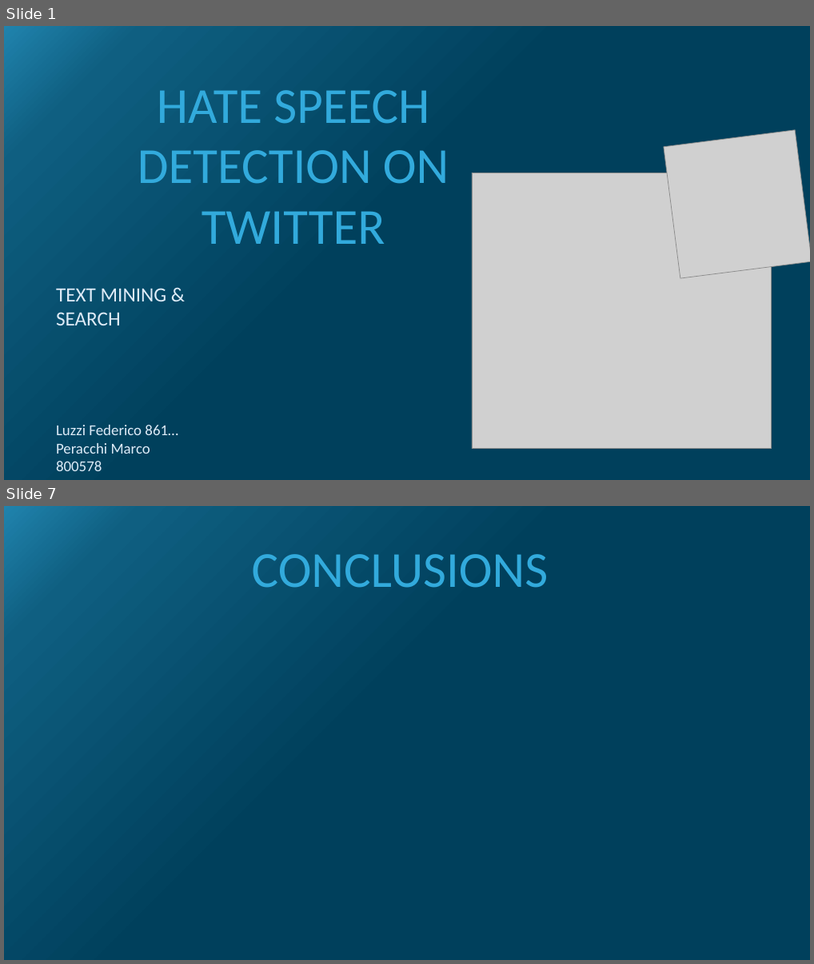
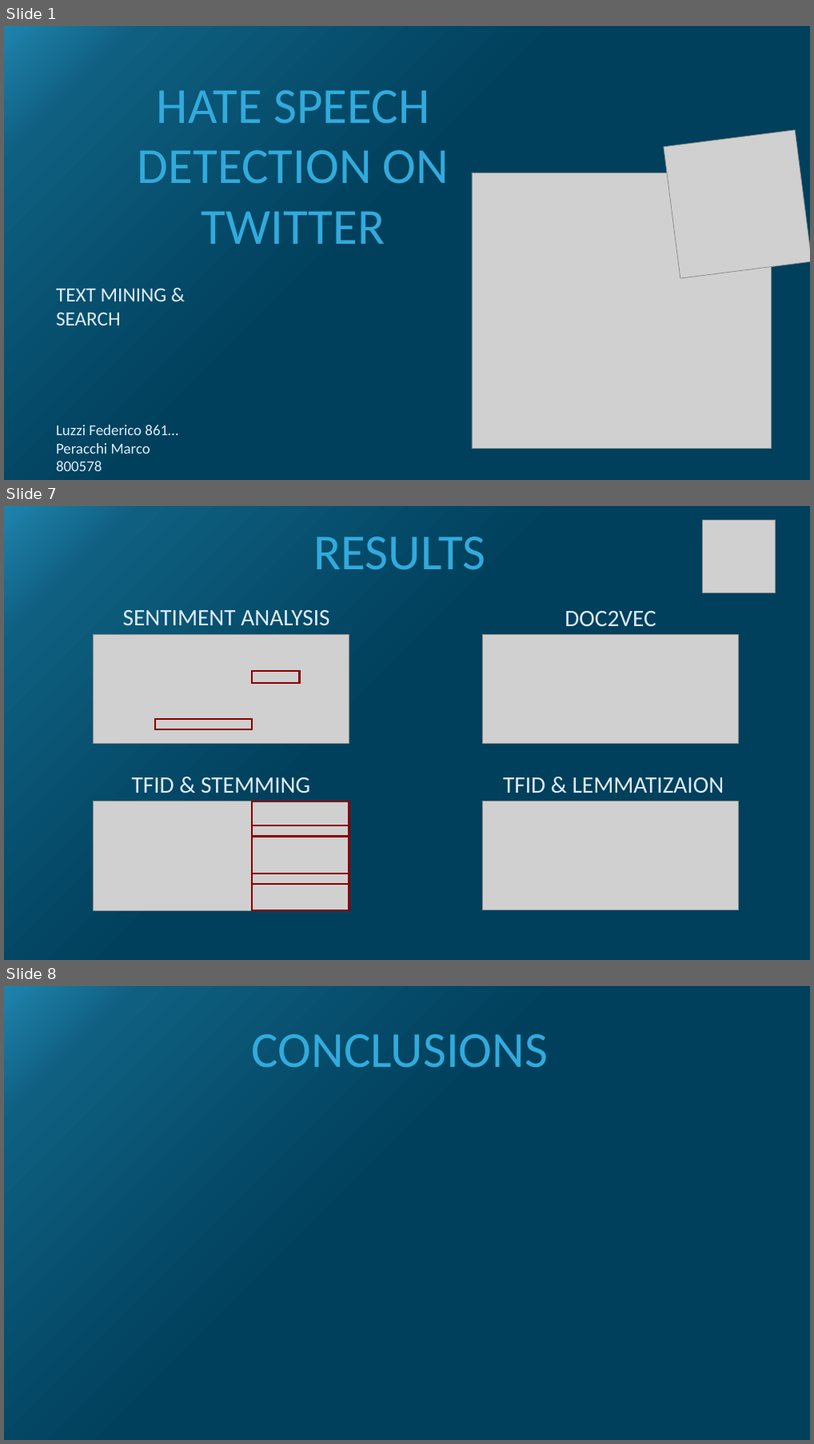
Before and after one commit to MarcoP9/textmining, a slide deck: PresentationTextMining.pptx. Shown one above the other, each under a label of ours: slides 1 and 7 before the commit, slides 1, 7 and 8 after it; the slides between them are not shown. The pictures are 814x964 and 814x1444 pixels, drawn with LibreOffice and Linux fonts; fonts in the diff are those of the drawing; grey boxes stand for pictures. Boxes give left, top, right and bottom in pixels: in the first picture for what was removed or moved away, otherwise in the second. Text is boxed around its words. In the diff, an @@ line names an element or a change of style, - is before the commit and + after.

```diff
--- a/PresentationTextMining.pptx
+++ b/PresentationTextMining.pptx
@@ slide 7 added at <box>4,506,810,960</box>, background gradient #00405C to #0F5F81 to #2083AD @@
@@ picture added at <box>702,520,775,592</box> @@
@@ text added at <box>314,536,486,570</box>, 60 pt, text #32AADC @@
+RESULTS
@@ text added at <box>123,610,330,625</box>, 28 pt, text #DEEBF7 @@
+SENTIMENT ANALYSIS
@@ text added at <box>565,611,656,626</box>, 28 pt, text #DEEBF7 @@
+DOC2VEC
@@ picture added at <box>93,634,350,743</box> @@
@@ picture added at <box>482,634,739,743</box> @@
@@ rectangle added at <box>252,671,300,683</box>, outline #8A0000 2 pt @@
@@ rectangle added at <box>154,719,252,730</box>, outline #8A0000 2 pt @@
@@ text added at <box>132,777,310,792</box>, 28 pt, text #DEEBF7 @@
+TFID & STEMMING
@@ text added at <box>503,777,725,792</box>, 28 pt, text #DEEBF7 @@
+TFID & LEMMATIZAION
@@ picture added at <box>93,801,350,910</box> @@
@@ rectangle added at <box>252,801,350,910</box>, outline #8A0000 2 pt @@
@@ picture added at <box>482,801,739,909</box> @@
@@ rectangle added at <box>252,825,350,836</box>, outline #8A0000 2 pt @@
@@ rectangle added at <box>252,873,350,884</box>, outline #8A0000 2 pt @@
@@ what was slide 7 is now slide 8 @@
```
Also in this commit, not shown: 1 slide changed, 4 other slides added, 4 slides removed.
